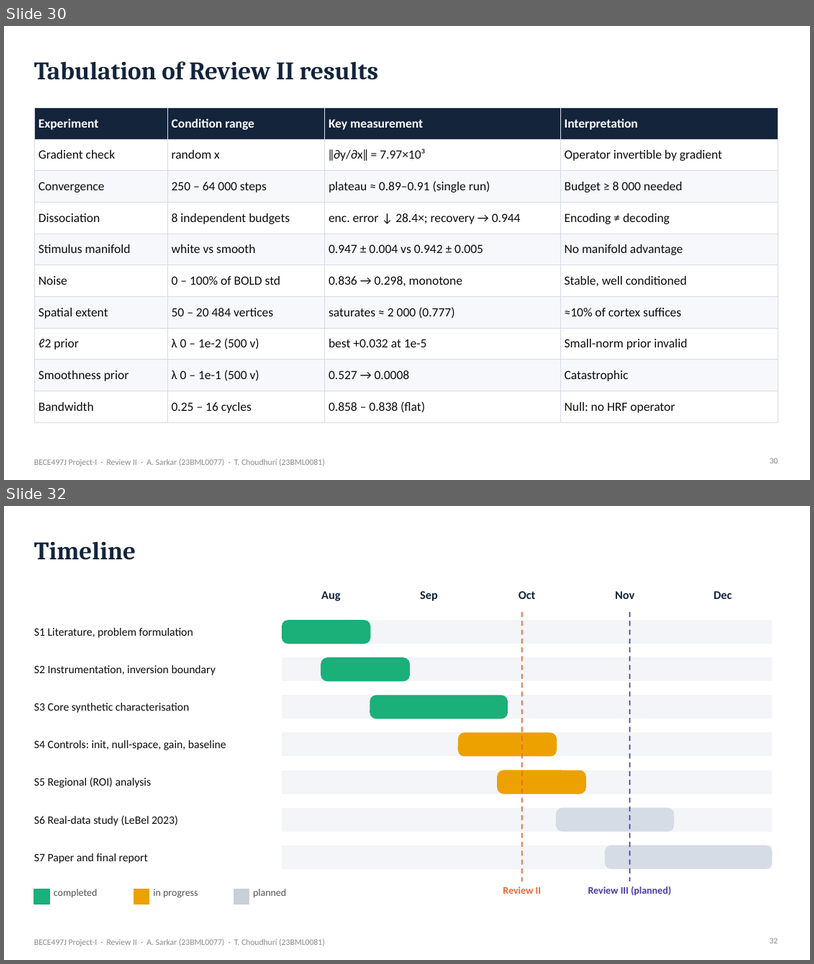
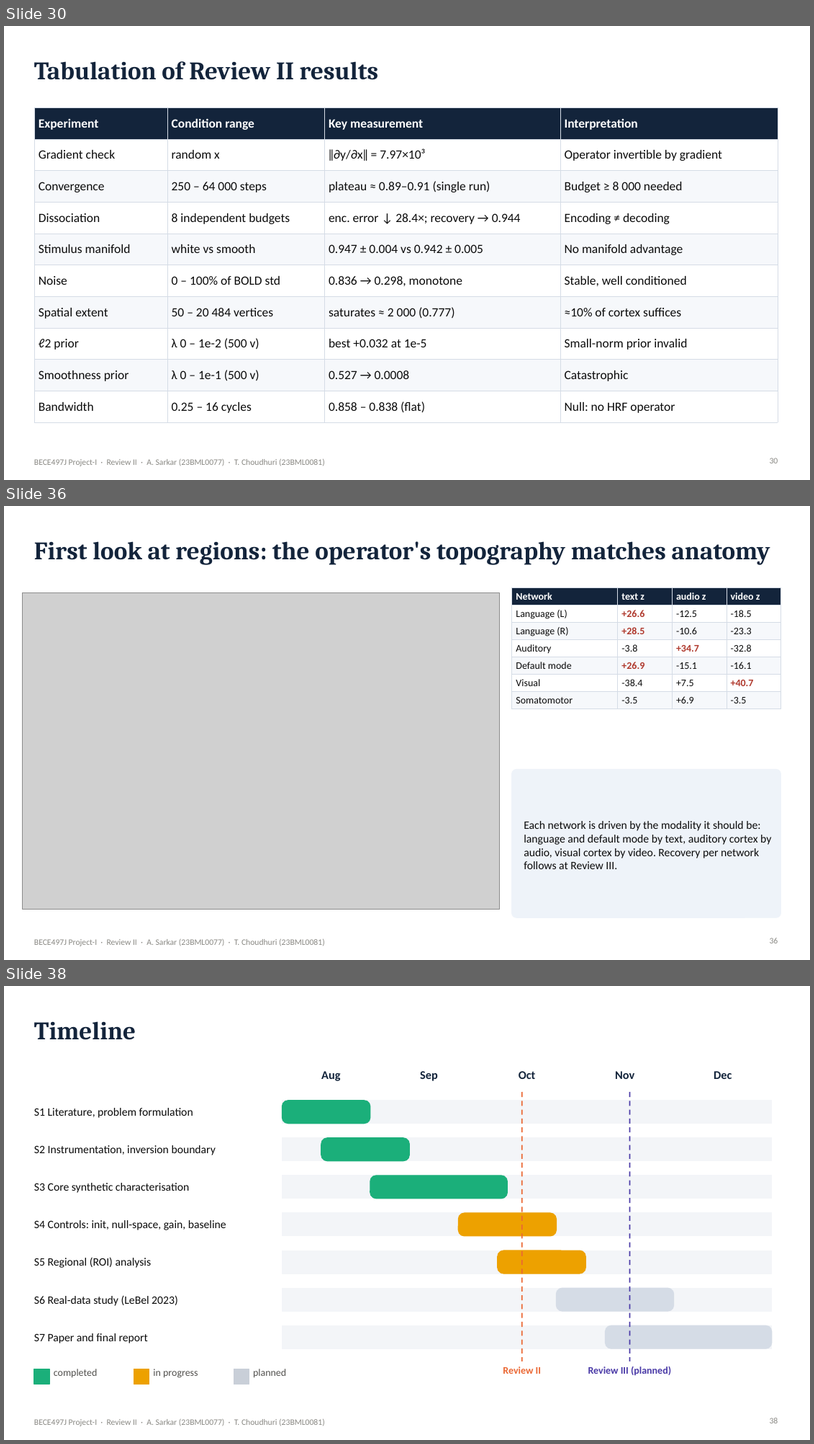
Before and after one commit to Ivxn404/semantic-decoding-tribe-inversion, a slide deck: deck/Review2_Sarkar_Choudhuri.pptx. Shown one above the other, each under a label of ours: slides 30 and 32 before the commit, slides 30, 36 and 38 after it; the slides between them are not shown. The pictures are 814x964 and 814x1444 pixels, drawn with LibreOffice and Linux fonts; fonts in the diff are those of the drawing; grey boxes stand for pictures. Boxes give left, top, right and bottom in pixels: in the first picture for what was removed or moved away, otherwise in the second. Text is boxed around its words. In the diff, an @@ line names an element or a change of style, - is before the commit and + after.

Commit message:
Update Review II and Review III decks with additional results

```diff
--- a/deck/Review2_Sarkar_Choudhuri.pptx
+++ b/deck/Review2_Sarkar_Choudhuri.pptx
@@ slide 36 added at [4, 506, 810, 960], background #FFFFFF; not listed: 1 template element that a slide beside it also shows @@
@@ title added at [34, 541, 771, 565], 30 pt, text #13243B, bold @@
+First look at regions: the operator's topography matches anatomy
@@ table added at [512, 587, 782, 706], 7 rows, 4 columns @@
+Network | text z | audio z | video z
+Language (L) | +26.6 | -12.5 | -18.5
+Language (R) | +28.5 | -10.6 | -23.3
+Auditory | -3.8 | +34.7 | -32.8
+Default mode | +26.9 | -15.1 | -16.1
+Visual | -38.4 | +7.5 | +40.7
+Somatomotor | -3.5 | +6.9 | -3.5
@@ picture added at [22, 593, 500, 909] @@
@@ rounded rectangle added at [512, 769, 782, 917], fill #EEF3F9, outline #EEF3F9 1 pt @@
@@ text added at [524, 821, 772, 869], 13.5 pt, text #0B0B0B @@
+Each network is driven by the modality it should be: language and default mode by text, auditory cortex by audio, visual cortex by video. Recovery per network follows at Review III.
@@ page number added at [770, 937, 779, 943], 10 pt, text #8A8984 @@
+36
@@ what was slide 32 is now slide 38 @@
@@ page number at [770, 1417, 779, 1423]: text changed @@
-32
+38
```
Also in this commit, not shown: 3 slides changed, 5 other slides added, 3 other files.
